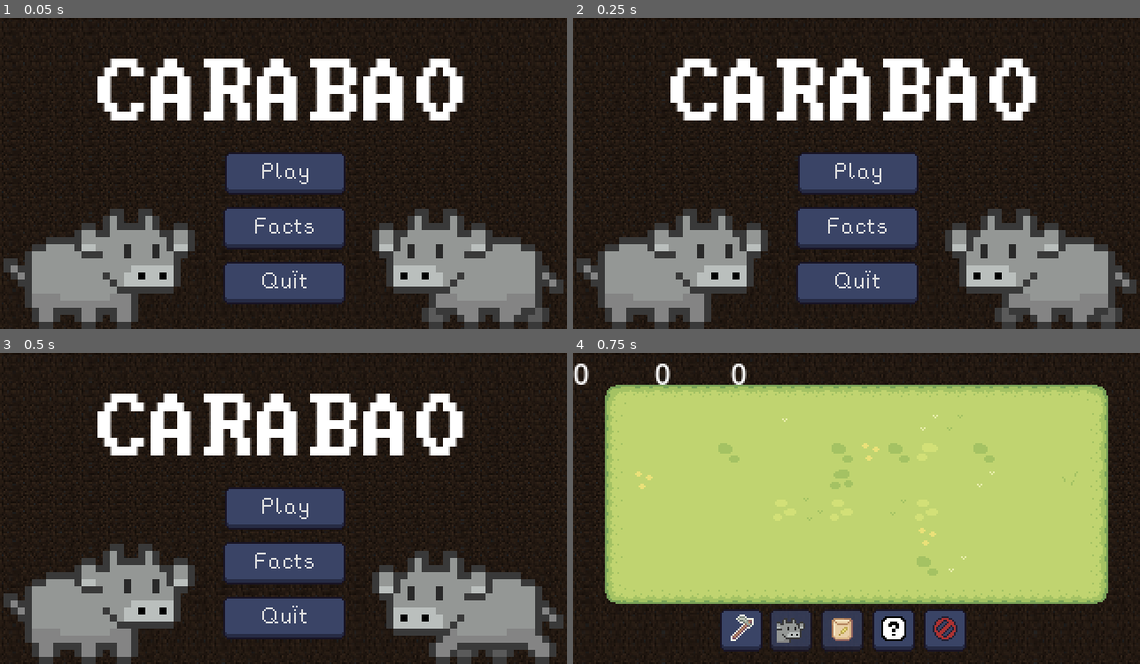
Above: before the commit, frames 1-4 (two rows, left to right).
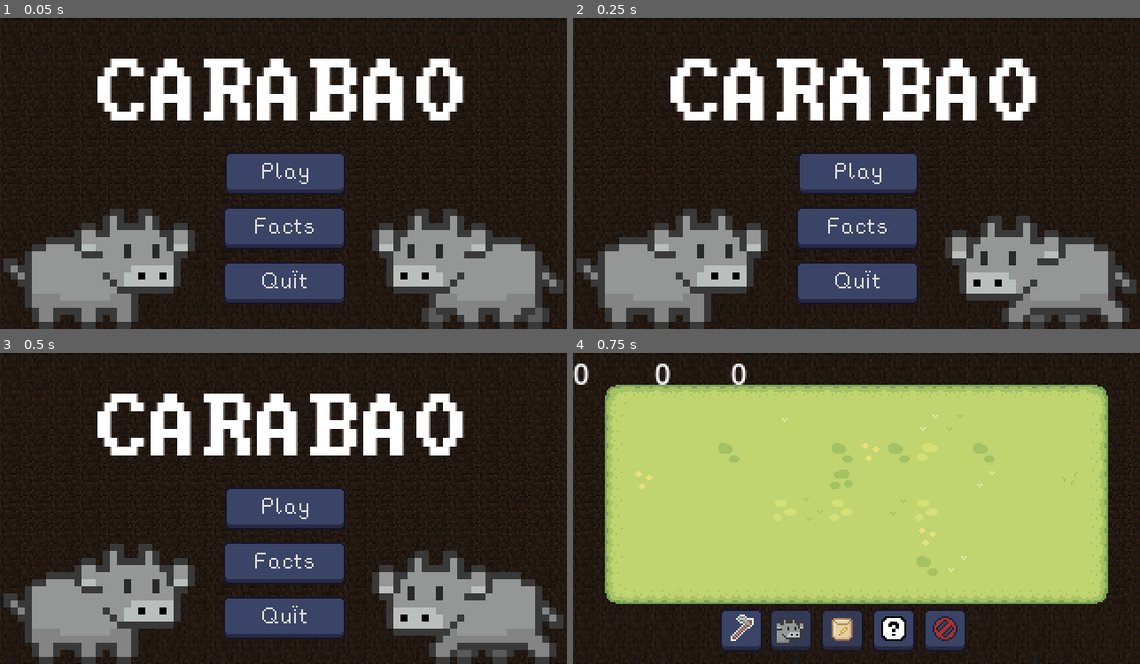
Above: after the commit, the same moments.

Repository: naixsu/CARABAO
Game: Godot game, scene res://Scenes/Menu.tscn
The game is run twice, just before and just after one commit, with the same random seed, the same clock (stepped at 60 frames per second) and the same inputs.
Inputs:
- Up to frame 1 (0.05 s): no input
- Up to frame 2 (0.25 s): no input
- Up to frame 3 (0.5 s): no input
- Up to frame 4 (0.75 s): click "Play" at 0.5 s

Frame 1 is identical in both runs. In frame 2, 3.6% of the frame differs, in the area x 65-99%, y 61-100%; in frame 3, nothing differs; in frame 4, nothing differs.

Commit message:
Update Menu.tscn

Diff:
--- a/Scenes/Menu.tscn
+++ b/Scenes/Menu.tscn
@@ -96,7 +96,6 @@
 expand_mode = 1
 
 [node name="MenuNode" type="Control" parent="."]
-visible = false
 anchors_preset = 0
 offset_right = 40.0
 offset_bottom = 40.0
@@ -122,13 +121,15 @@
 position = Vector2(54, 124)
 scale = Vector2(4, 4)
 sprite_frames = SubResource("SpriteFrames_3f0mn")
-frame_progress = 0.959764
+frame = 1
+frame_progress = 0.1291
 
 [node name="CB2" type="AnimatedSprite2D" parent="MenuNode"]
 position = Vector2(266, 124)
 scale = Vector2(4, 4)
 sprite_frames = SubResource("SpriteFrames_dk8oh")
-frame_progress = 0.892719
+frame = 1
+frame_progress = 0.660605
 flip_h = true
 
 [node name="PlayButton" type="Button" parent="MenuNode"]
@@ -183,6 +184,7 @@
 text = "Quit"
 
 [node name="FactNode" type="Control" parent="."]
+visible = false
 anchors_preset = 0
 offset_right = 40.0
 offset_bottom = 40.0
